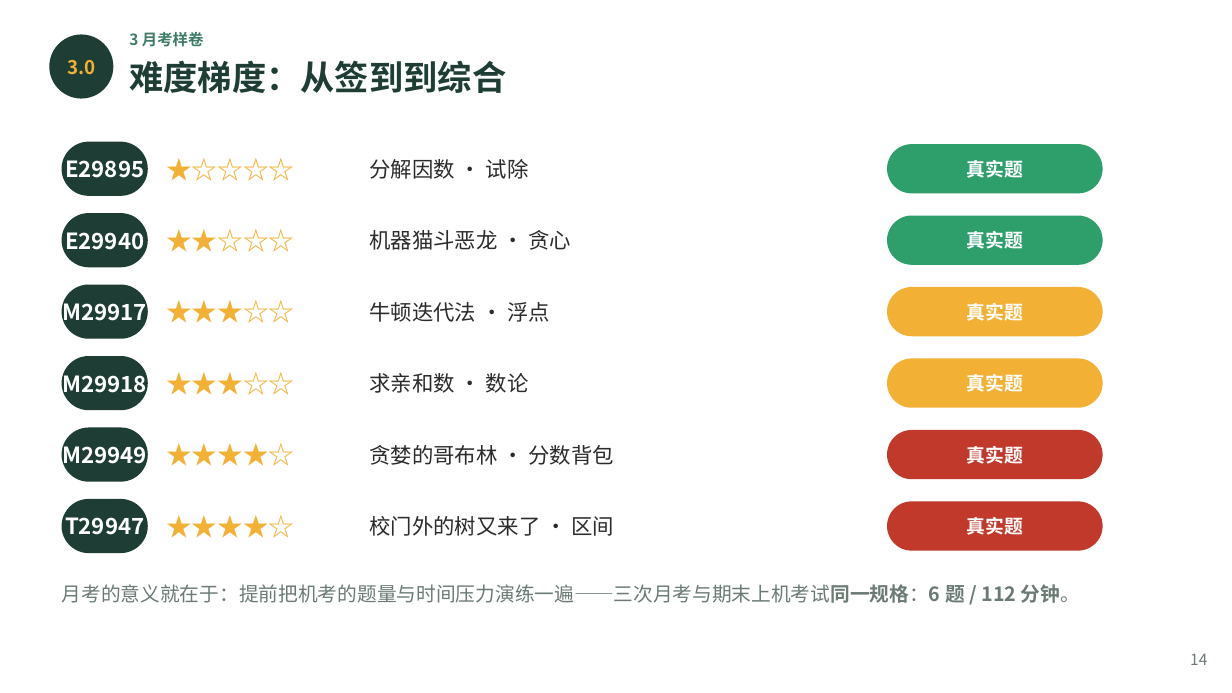
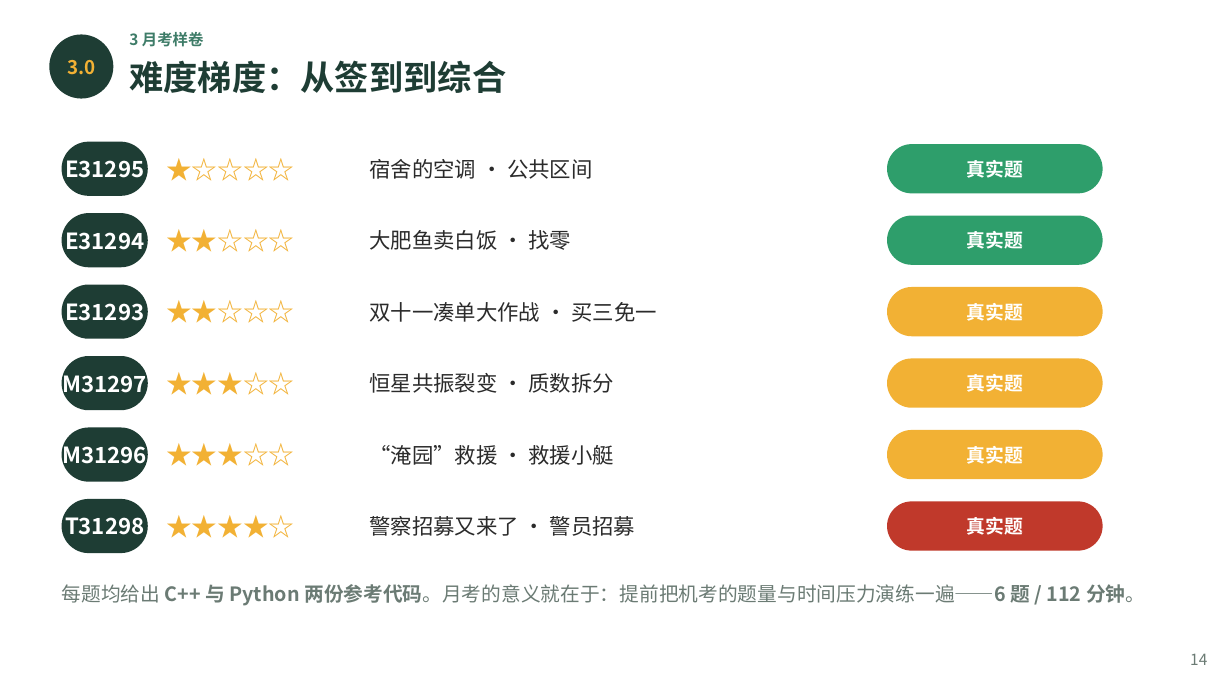
Before and after one commit to GMyhf/2026fall-cs101, a slide deck: slide 14 of courseware/202609_ADS_W05_October_Exam_Review.pptx. Drawn at 1232x693 pixels with LibreOffice and Linux fonts; fonts in the diff are those of the drawing. Boxes give left, top, right and bottom in pixels: in the first picture for what was removed or moved away, otherwise in the second. Text is boxed around its words. In the diff, an @@ line names an element or a change of style, - is before the commit and + after.

```diff
--- a/courseware/202609_ADS_W05_October_Exam_Review.pptx
+++ b/courseware/202609_ADS_W05_October_Exam_Review.pptx
@@ text at [65,160,144,178]: text changed @@
-E29895
+E31295
@@ text at [370,159,592,179]: text changed @@
-分解因数 · 试除
+宿舍的空调 · 公共区间
@@ text at [65,232,144,250]: text changed @@
-E29940
+E31294
@@ text at [370,230,572,250]: text changed @@
-机器猫斗恶龙 · 贪心
+大肥鱼卖白饭 · 找零
@@ text at [166,285,351,339]: text changed @@
-★★★☆☆
+★★☆☆☆
@@ text at [65,303,144,326]: text changed @@
-M29917
+E31293
@@ text at [370,302,656,322]: text changed @@
-牛顿迭代法 · 浮点
+双十一凑单大作战 · 买三免一
@@ text at [63,369,147,397]: text changed @@
-M29918
+M31297
@@ text at [370,373,614,393]: text changed @@
-求亲和数 · 数论
+恒星共振裂变 · 质数拆分
@@ text at [63,441,147,469]: text changed @@
-M29949
+M31296
@@ text at [166,428,351,482]: text changed @@
-★★★★☆
+★★★☆☆
@@ text at [370,445,614,465]: text changed @@
-贪婪的哥布林 · 分数背包
+“淹园”救援 · 救援小艇
@@ rounded rectangle at [887,430,1103,479]: fill #C0392B to #F2B134 @@
@@ text at [65,517,144,535]: text changed @@
-T29947
+T31298
@@ text at [370,516,635,536]: text changed @@
-校门外的树又来了 · 区间
+警察招募又来了 · 警员招募
@@ text at [62,584,1145,606]: text changed @@
-月考的意义就在于：提前把机考的题量与时间压力演练一遍——三次月考与期末上机考试同一规格：6 题 / 112 分钟。
+每题均给出 C++ 与 Python 两份参考代码。月考的意义就在于：提前把机考的题量与时间压力演练一遍——6 题 / 112 分钟。
```
Also in this commit, not shown: 10 other slides changed, 12 slides added, 6 slides removed, 3 other files.
